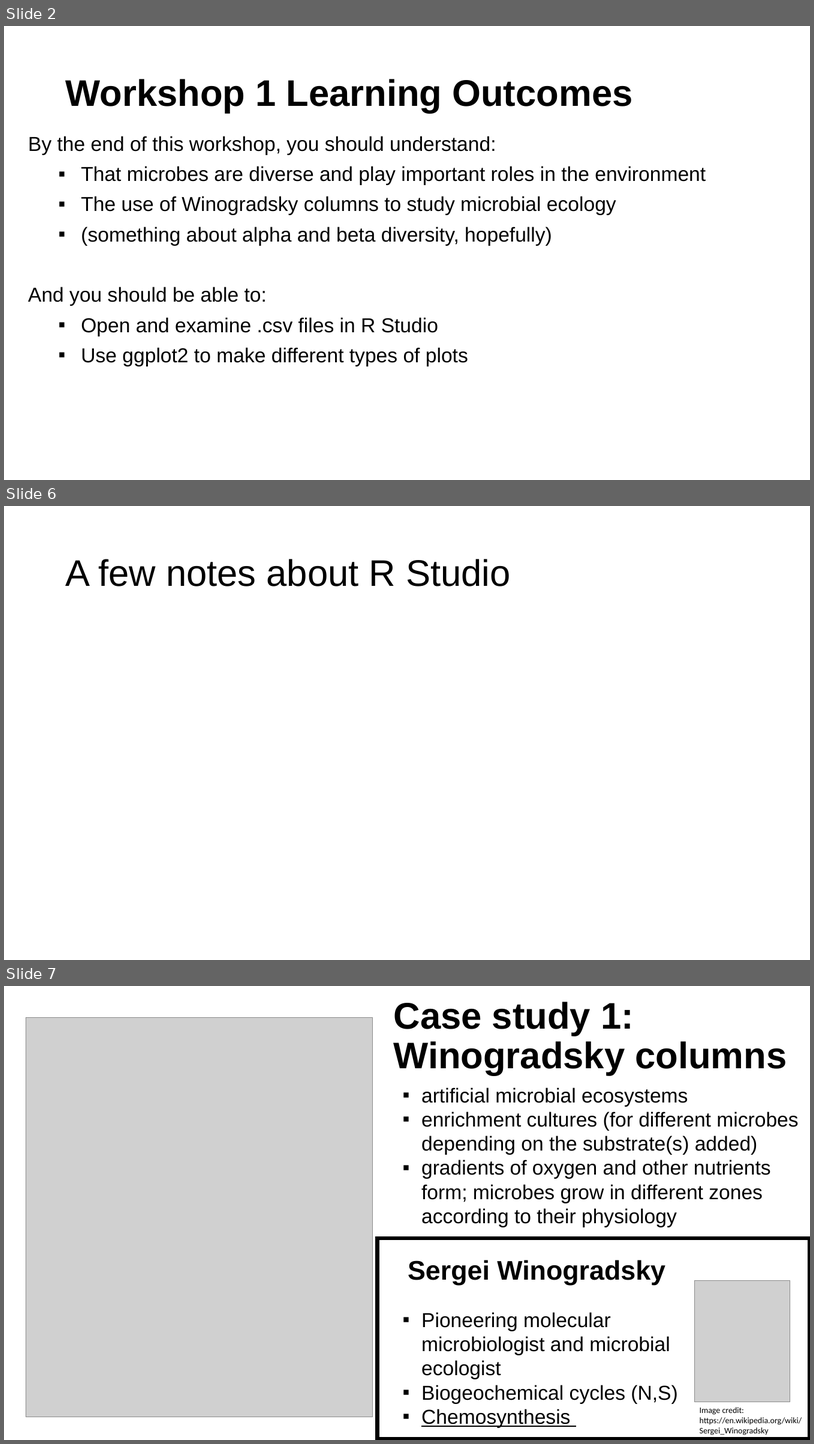
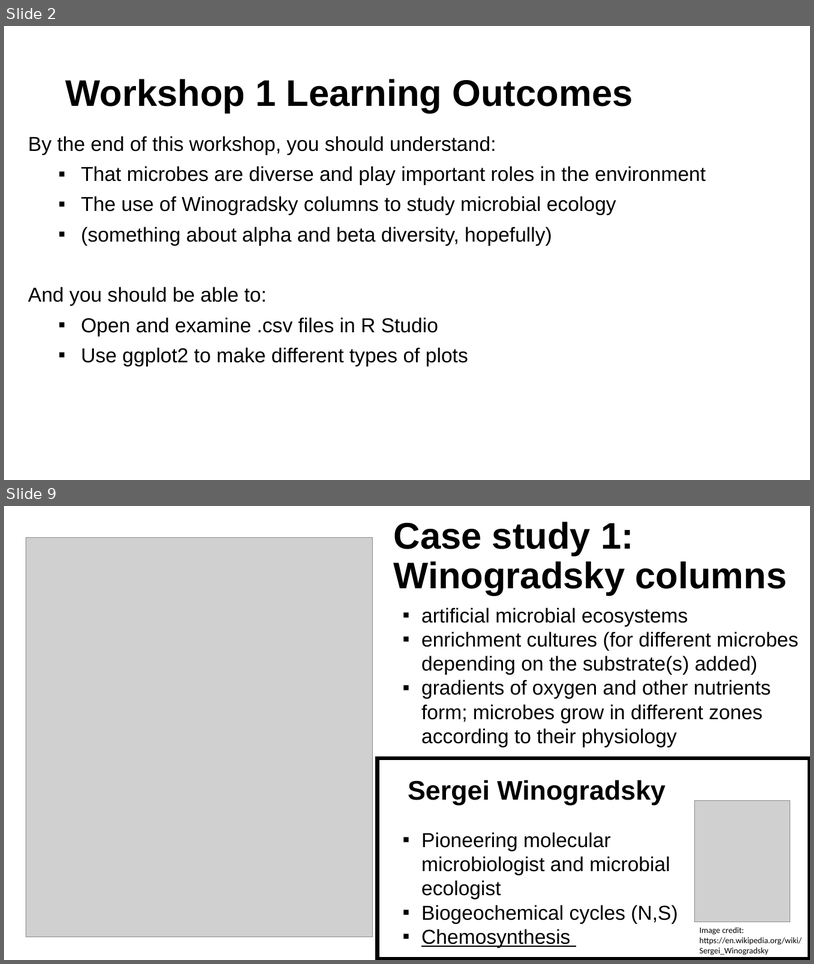
Before and after one commit to mafeeney/BM211, a slide deck: workshop1/BM211 workshop 1 2024.pptx. Shown one above the other, each under a label of ours: slides 2, 6 and 7 before the commit, slides 2 and 9 after it; the slides between them are not shown. The pictures are 814x1444 and 814x964 pixels, drawn with LibreOffice and Linux fonts; fonts in the diff are those of the drawing; grey boxes stand for pictures. Boxes give left, top, right and bottom in pixels: in the first picture for what was removed or moved away, otherwise in the second. Text is boxed around its words. In the diff, an @@ line names an element or a change of style, - is before the commit and + after.

```diff
--- a/workshop1/BM211 workshop 1 2024.pptx
+++ b/workshop1/BM211 workshop 1 2024.pptx
@@ slide 6 removed at (x1=4, y1=506, x2=810, y2=960), background #FFFFFF @@
@@ title removed at (x1=65, y1=559, x2=511, y2=586) @@
-A few notes about R Studio
@@ what was slide 7 is now slide 9 @@
```
Also in this commit, not shown: 4 slides changed, 3 slides added, 1 other file.
